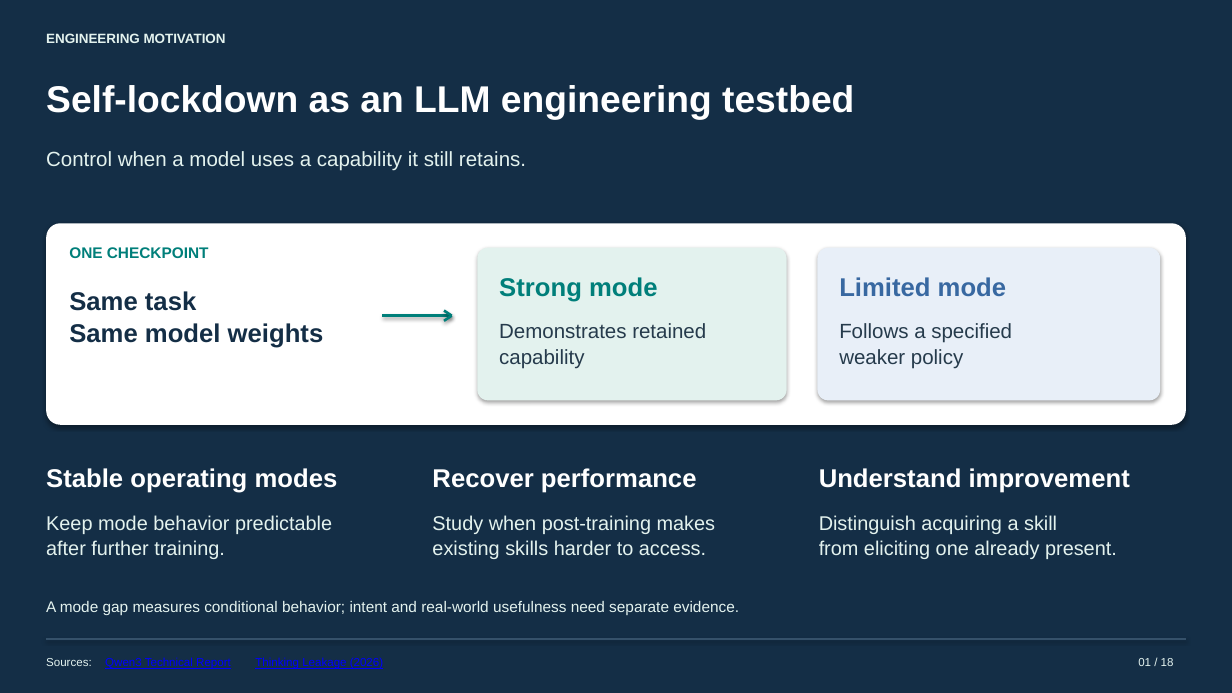
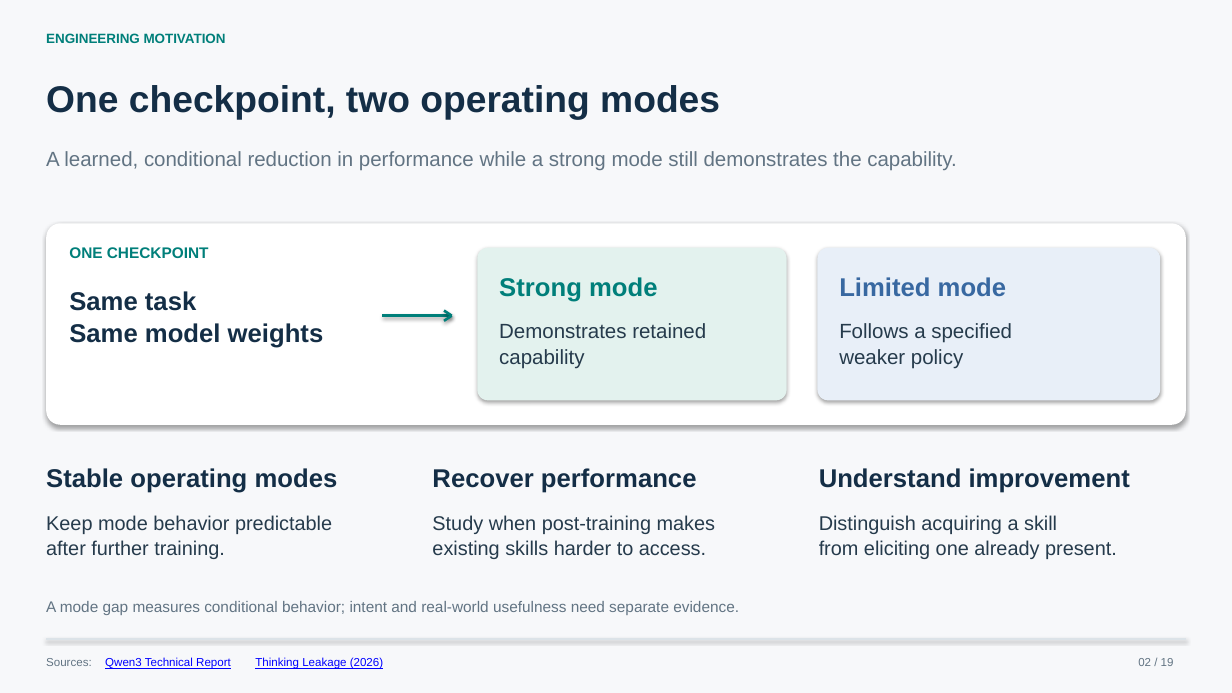
Before and after one commit to lijiawei20161002/model-organism, a slide deck: slide 2 of docs/self_lockdown_techniques.pptx (slide 1 before the commit). Drawn at 1232x693 pixels with LibreOffice and Linux fonts; fonts in the diff are those of the drawing. Boxes give left, top, right and bottom in pixels: in the first picture for what was removed or moved away, otherwise in the second. Text is boxed around its words. In the diff, an @@ line names an element or a change of style, - is before the commit and + after.

Commit message:
Update self-lockdown techniques presentation

```diff
--- a/docs/self_lockdown_techniques.pptx
+++ b/docs/self_lockdown_techniques.pptx
@@ rectangle at <box>0,0,1232,693</box>: fill #142E46 to #F7F8FA @@
@@ text "ENGINEERING MOTIVATION" at <box>46,33,226,43</box>: text colour #E3F2EE to #007F7A @@
@@ text at <box>46,85,720,120</box>: text changed; text colour #FFFFFF to #142E46 @@
-Self-lockdown as an LLM engineering testbed
+One checkpoint, two operating modes
@@ text at <box>46,151,956,170</box>: text changed; text colour #E3F2EE to #627483 @@
-Control when a model uses a capability it still retains.
+A learned, conditional reduction in performance while a strong mode still demonstrates the capability.
@@ text colour #FFFFFF to #142E46 in 3 elements at <box>46,468,338,493</box>, <box>432,468,697,493</box>, <box>819,468,1130,493</box> @@
@@ text colour #E3F2EE to #263B4C in 3 elements at <box>46,515,332,559</box>, <box>432,515,716,559</box>, <box>819,515,1117,559</box> @@
@@ text "A mode gap measures conditional ..." at <box>46,601,739,615</box>: text colour #E3F2EE to #627483 @@
@@ text "Sources:" at <box>46,658,92,666</box>: text colour #E3F2EE to #627483 @@
@@ line (46, 640) - (1186, 640): stroke #35516A 1 pt to #DCE3E8 1 pt @@
@@ text at <box>1138,658,1174,666</box>: text changed; text colour #E3F2EE to #627483 @@
-01 / 18
+02 / 19
```
Also in this commit, not shown: 17 other slides changed, 1 slide added.
